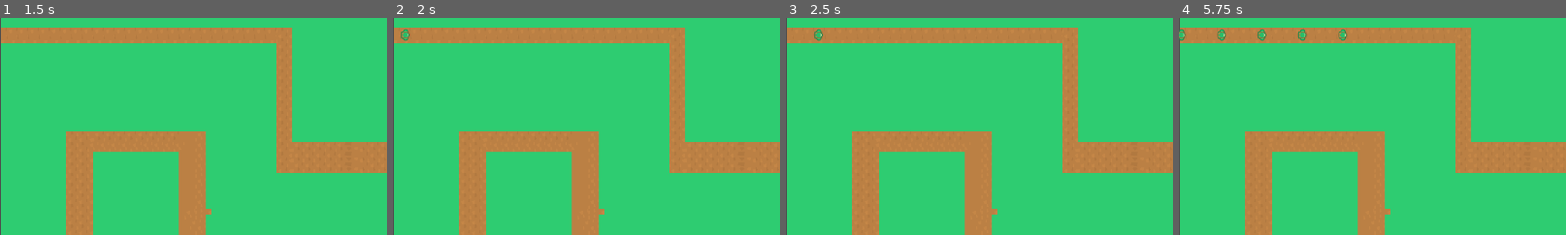
Above: before the commit, frames 1-4 (left to right).
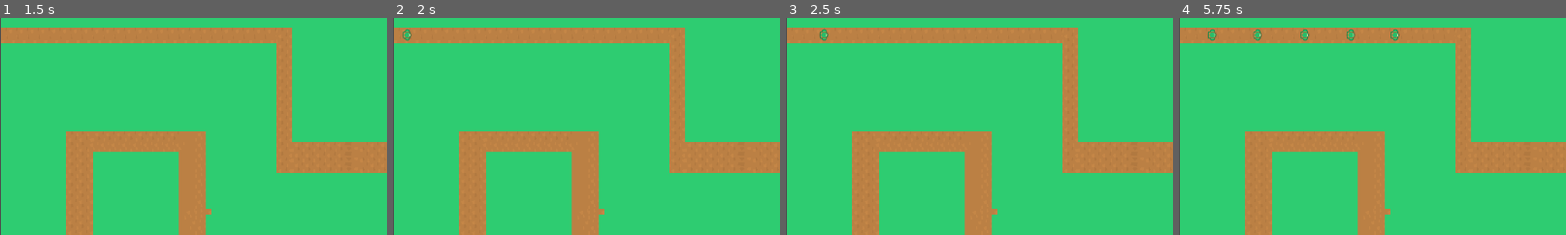
Above: after the commit, the same moments.

Repository: Robbedebie/Tower-Defense
Game: Godot game, scene res://main_menu.tscn
Same seed, same stepped clock (60 frames per second), same inputs: the game is played once before the commit and once after it.
Inputs (mouse positions are % of the whole screen's width and height, from its top left):
- Up to frame 1 (1.5 s): click "New Game" at 0.5 s; click "Next Wave" at 1.25 s
- Up to frame 2 (2 s): no input
- Up to frame 3 (2.5 s): click "Next Wave" at 2 s
- Up to frame 4 (5.75 s): click "Next Wave" at 2.75 s; tap Enter at 3.5 s; drag from (89, 57) to (60, 28) at 3.52 s; drag from (94, 57) to (63, 30) at 4.27 s; move the mouse to (60, 28) at 5.02 s; click (60, 28) at 5.17 s
The pictures show only the part of the screen within x 0-50%, y 0-50%; the shares and areas given below are measured in that part.

Frame 1 is identical in both runs. In frame 2, 0.1% of the frame differs, in the area x 2-5%, y 4-11%; in frame 3, 0.2%; in frame 4, 0.8%, in the area x 0-57%, y 4-11%.

Commit message:
increase span speed when wave increases

Diff:
--- a/Enemies/enemy_person.gd
+++ b/Enemies/enemy_person.gd
@@ -1,10 +1,9 @@
 extends CharacterBody2D
 
-@export var speed = 100
-@export var health = 10
-@export var enemies_killed = 0
+var speed = 100
+var health = 10
 func _process(delta):
-	get_parent().set_progress(get_parent().get_progress() + speed * delta)
+	get_parent().set_progress(get_parent().get_progress() + (speed + (GlobalSingleton.get_wave() * 10)) * delta)
 	if get_parent().get_progress_ratio() == 1:
 		queue_free()
 
--- a/PathSpawner.gd
+++ b/PathSpawner.gd
@@ -1,7 +1,7 @@
 extends Node2D
 
-@export var number_of_enemies = 9
-@export var wave_finished = true
+var number_of_enemies = 9
+var wave_finished = true
 var counter = 0
 
 @onready var path = preload("res://Levels/level1_path.tscn")
@@ -20,3 +20,5 @@
 func start_wave():
 	wave_finished = false
 	counter = 0
+	number_of_enemies += GlobalSingleton.get_wave() * 2
+	$Timer.wait_time = 1 - GlobalSingleton.get_wave() * 0.05
